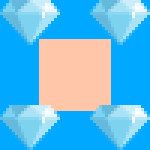
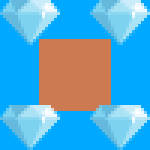
Before/after of a 150×150 layered artwork. What changed in the layer stack:
painted on "Layer" over 39, 39, 111, 111
